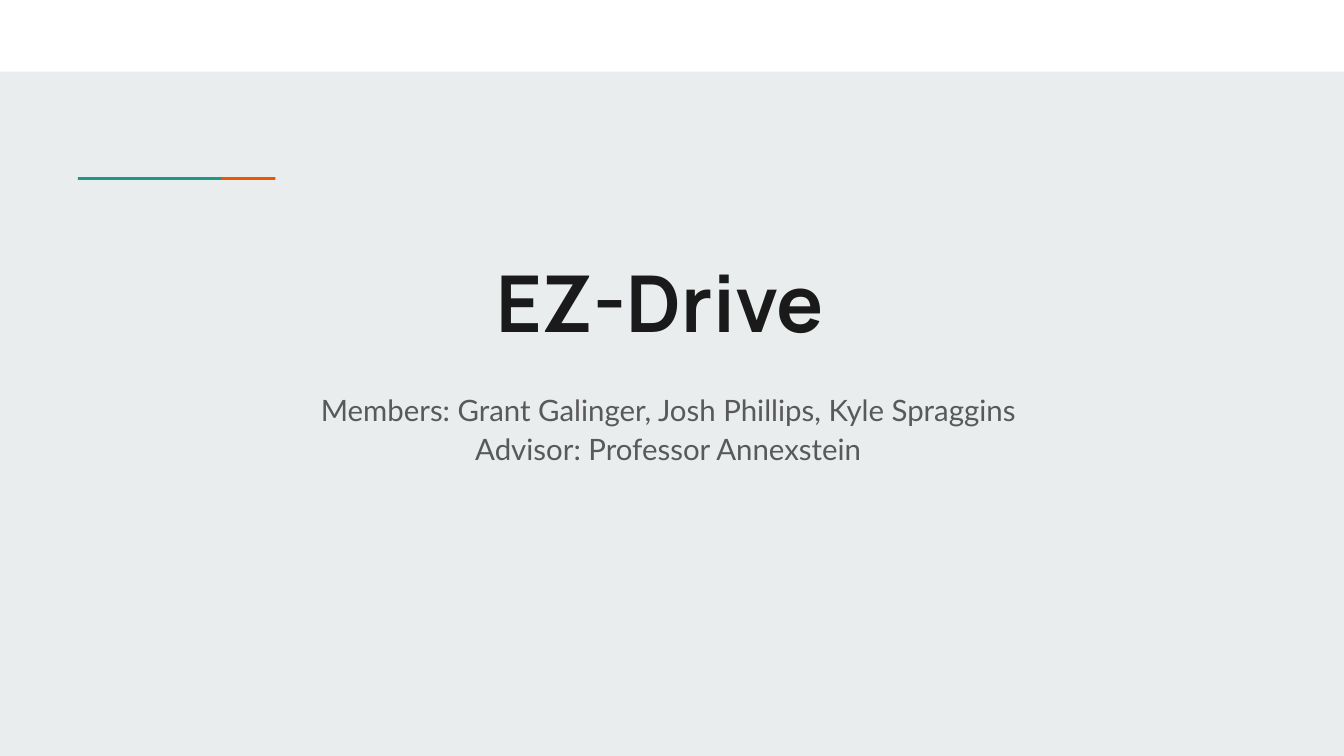
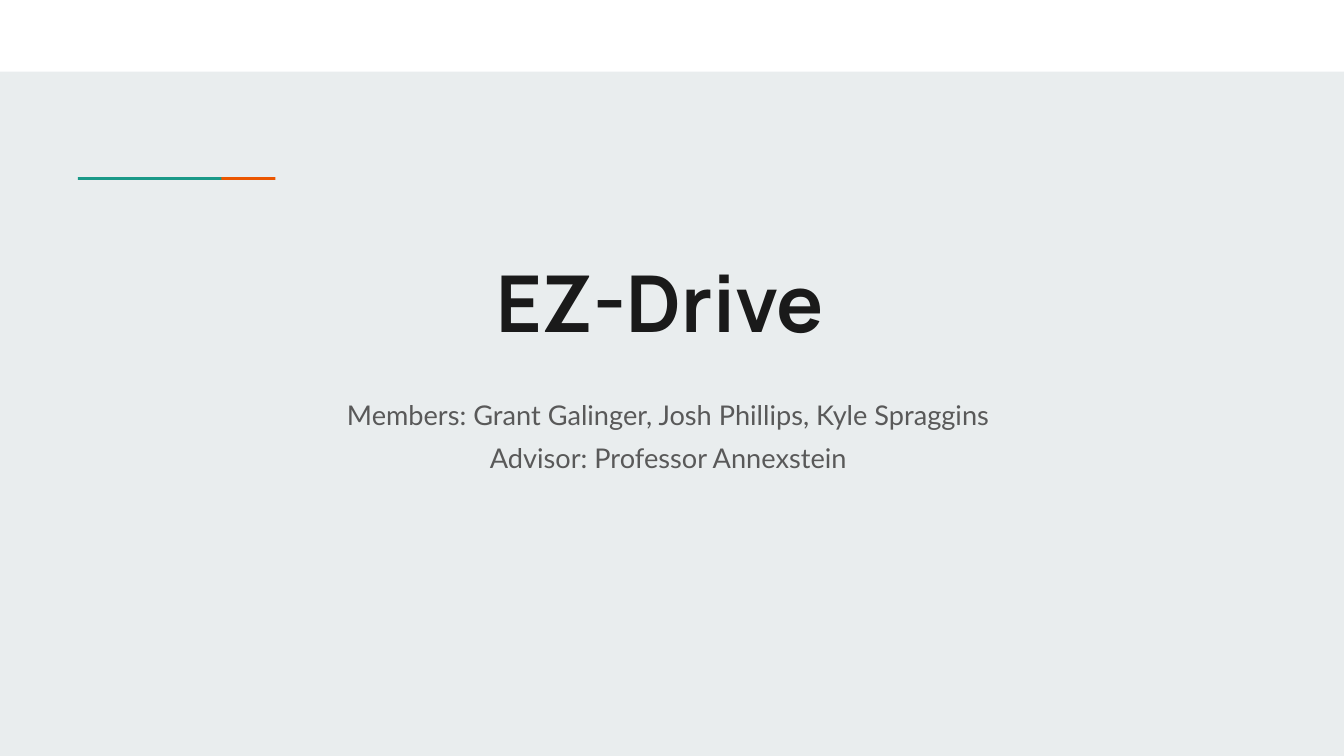
Before and after one commit to GRGalinger/Senior-Design, a slide deck: slide 1 of Files/SlideDeck/PresentationSlideDeck.pptx. Drawn at 1344x756 pixels with LibreOffice and Linux fonts; fonts in the diff are those of the drawing. Boxes give left, top, right and bottom in pixels: in the first picture for what was removed or moved away, otherwise in the second. Text is boxed around its words. In the diff, an @@ line names an element or a change of style, - is before the commit and + after.

```diff
--- a/Files/SlideDeck/PresentationSlideDeck.pptx
+++ b/Files/SlideDeck/PresentationSlideDeck.pptx
@@ subtitle "Members: Grant Galinger, Josh Phillips, ..." at bbox=[347, 405, 989, 468]: size 21 to 19.4 pt; line spacing 0.7 to 0.9 @@
```
Also in this commit, not shown: 15 other slides changed.
